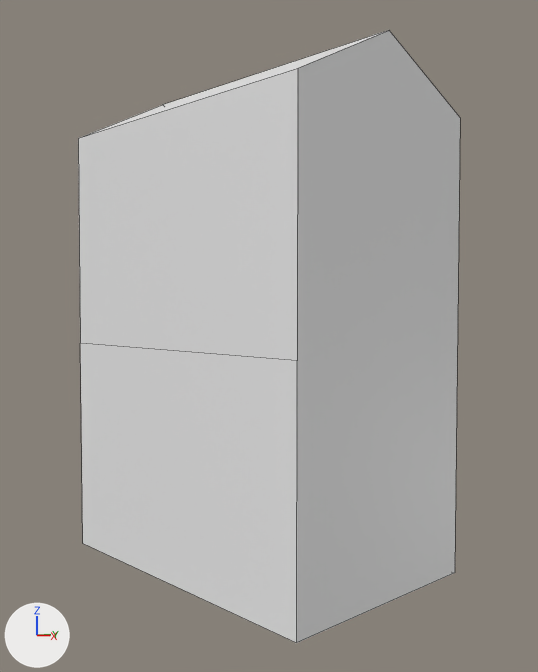
One commit to the Blender file Modelli statici/Casa 1/Casa 1.blend: the scene before it, then after it.
Rendered twice from a 50 mm lens placed at (10.26, -9.38, 4.81), pointed at (0.15, 0.14, 4.18). Arrows for +X, +Y and +Z are at lower left; the lights stay in place. Mesh edges are drawn as thin lines. The same objects are shown in both versions, whatever each file hides.

In view in the first picture: 'Casa'.
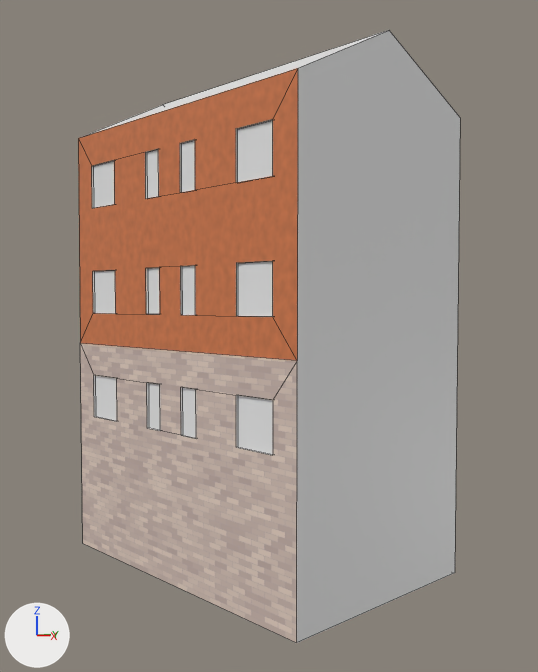
Pixel boxes [x1, y1, x2, y2] of what changed, in the pictures (538 x 672 px):
```json
{"object": "Casa", "change": "recoloured, modifiers changed", "before": [78, 30, 460, 643], "after": [78, 30, 460, 643]}
{"part": 1, "of": "me_cube", "change": "recoloured", "before": [78, 68, 298, 361], "after": [78, 68, 298, 361], "on screen": "grey to brown"}
{"part": 2, "of": "me_cube", "change": "recoloured", "before": [80, 343, 297, 643], "after": [80, 343, 297, 643]}
```

Edits to the scene script, one JSON object a line:
```json
{"op": "add", "block": "mat_limestone", "code": ["mat_limestone = bpy.data.materials.new('Limestone')", "# nodes: BsdfPrincipled, Mapping, OutputMaterial, TexBrick, TexCoord", "# colours: white #e5d2c3, light grey #bfaaa2, light grey #bfafae"]}
{"op": "add", "block": "mat_arancio_casa", "code": ["mat_arancio_casa = bpy.data.materials.new('Arancio casa')", "# nodes: BsdfPrincipled, OutputMaterial, TexNoise, ValToRGB", "# colours: brown #b0663f, orange #e78653"]}
{"block": "me_cube", "where": "me_cube.from_pydata(...)  # 12 vertices, 8 faces; spans x -3.0..3.0, y -2.0..2.0, z -1.0..8.0"}
{"block": "me_cube", "where": "# used by ob_casa; location = (0.0, 0.0, 1.0)"}
{"block": "me_cube", "change": "me_cube part 1: the 1 face centred in x 0.0, y -2.0, z 5.0 switches from mat_material (white #e7e7e7) to mat_arancio_casa"}
{"block": "me_cube", "change": "me_cube part 2: the 1 face centred in x 0.0, y -2.0, z 1.0 switches from mat_material (white #e7e7e7) to mat_limestone"}
{"op": "add", "block": "me_cube", "code": "me_cube.materials.append(mat_arancio_casa)"}
{"op": "add", "block": "me_cube", "code": "me_cube.materials.append(mat_limestone)"}
{"op": "add", "block": "me_cube_006", "code": ["me_cube_006 = bpy.data.meshes.new('Cube.006')", "me_cube_006.from_pydata(...)  # 96 vertices, 72 faces; spans x -1.0..11.5, y -1.0..1.0, z -0.5..11.5"]}
{"block": "ob_casa", "where": "_m = ob_casa.modifiers.new('Boolean', 'BOOLEAN')"}
{"op": "set", "path": "_m.object", "old": "ob_finestre_aperte_sx", "new": "ob_buchi_finestre"}
{"op": "add", "block": "ob_buchi_finestre", "code": ["ob_buchi_finestre = bpy.data.objects.new('Buchi finestre', me_cube_006)", "ob_buchi_finestre.location = (-2.1, -1.98, 7.2)", "ob_buchi_finestre.scale = (0.4, 0.02, -0.4)", "ob_buchi_finestre.hide_set(True)"]}
```
